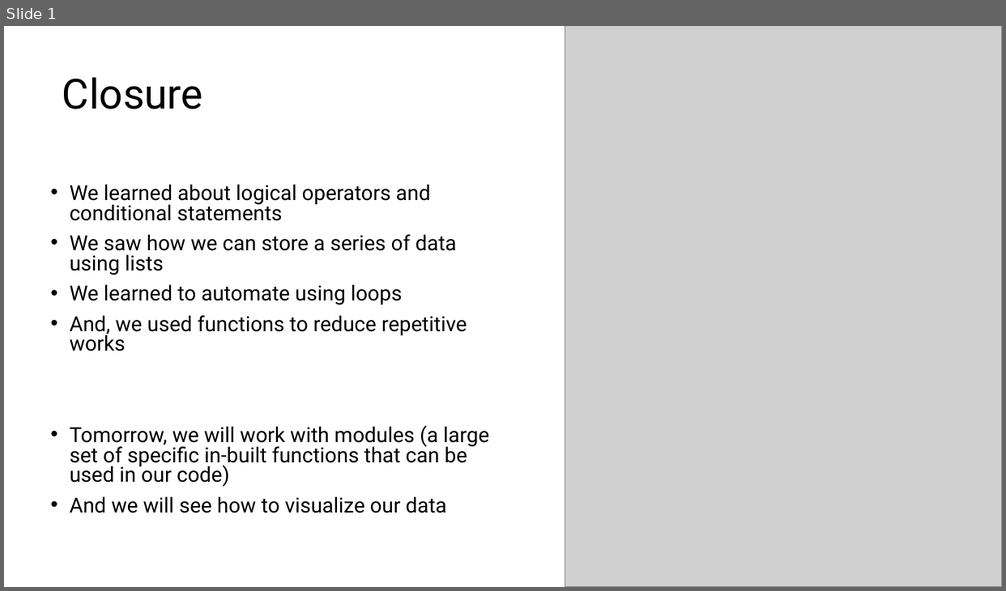
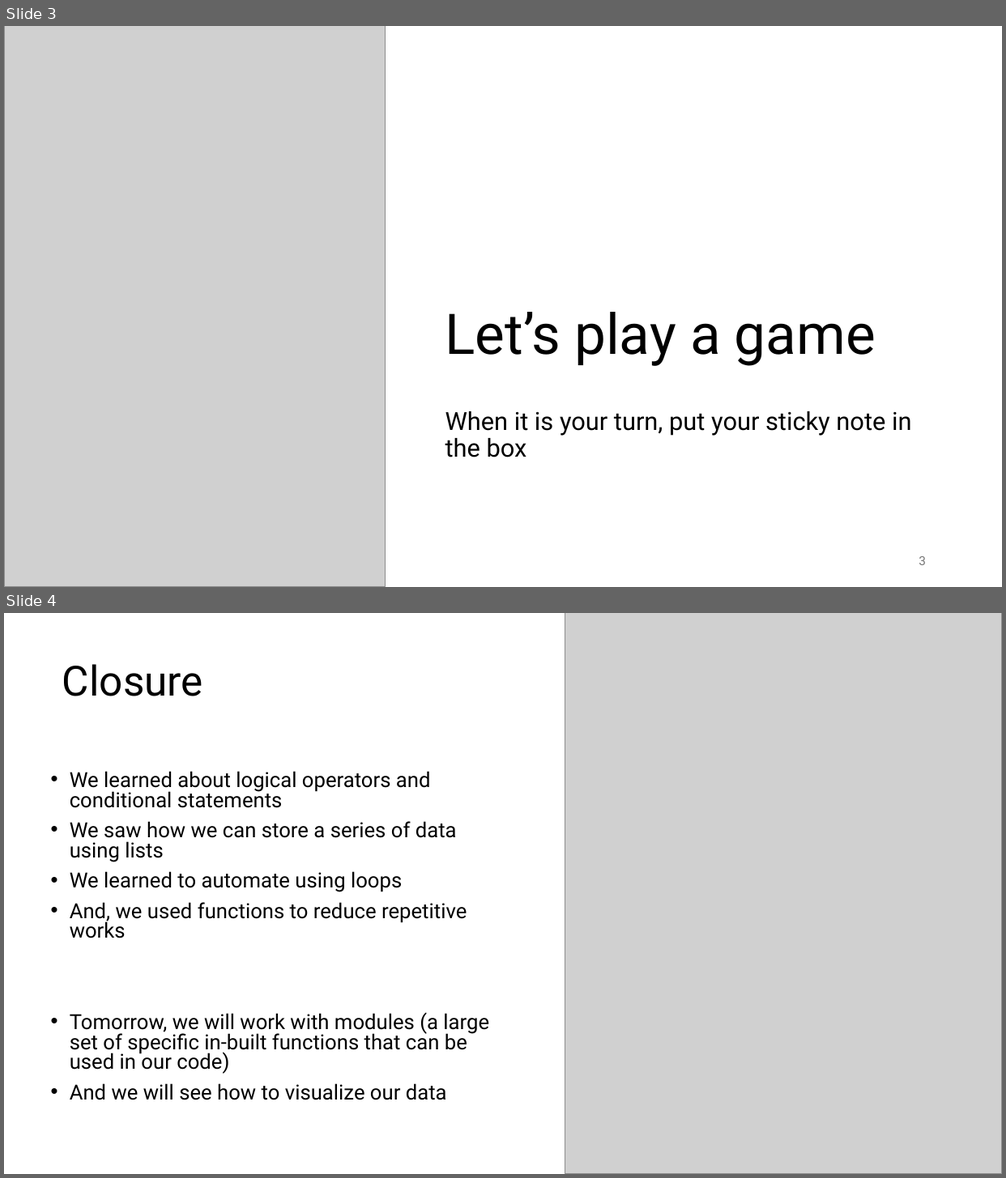
Before and after one commit to comp-comb/code4climate, a slide deck: tuesday/Code4Climate_Tuesday_AQImeaning.pptx. Shown one above the other, each under a label of ours: slide 1 before the commit, slides 3 and 4 after it. The pictures are 1006x591 and 1006x1178 pixels, drawn with LibreOffice and Linux fonts; fonts in the diff are those of the drawing; grey boxes stand for pictures. Boxes give left, top, right and bottom in pixels: in the first picture for what was removed or moved away, otherwise in the second. Text is boxed around its words. In the diff, an @@ line names an element or a change of style, - is before the commit and + after.

```diff
--- a/tuesday/Code4Climate_Tuesday_AQImeaning.pptx
+++ b/tuesday/Code4Climate_Tuesday_AQImeaning.pptx
@@ slide 3 added at [4, 26, 1002, 587], background #FFFFFF @@
@@ picture added at [4, 26, 385, 587] @@
@@ title added at [445, 312, 876, 366], 54 pt, text #000000 @@
+Let’s play a game
@@ text added at [445, 412, 911, 458], 24 pt, text #000000 @@
+When it is your turn, put your sticky note in the box
@@ page number added at [918, 557, 926, 565], 12 pt, text #797979 @@
+3
@@ what was slide 1 is now slide 4 @@
```
Also in this commit, not shown: 2 other slides added.
